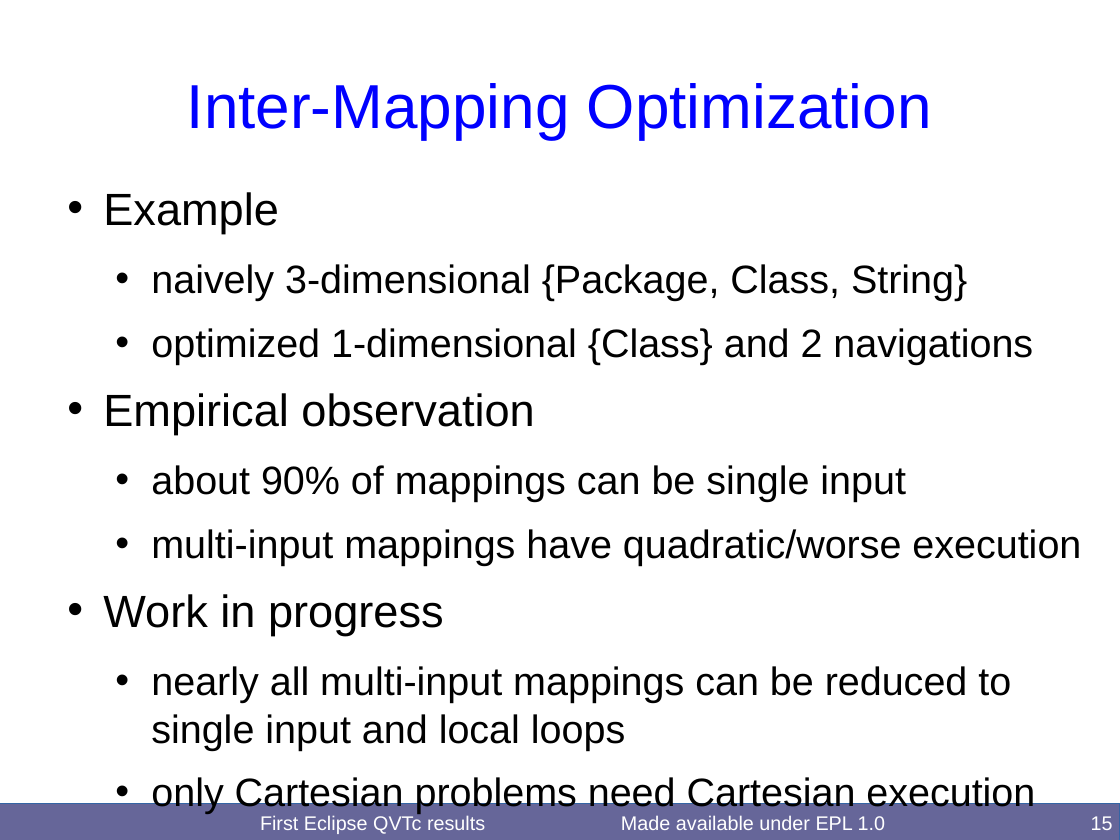
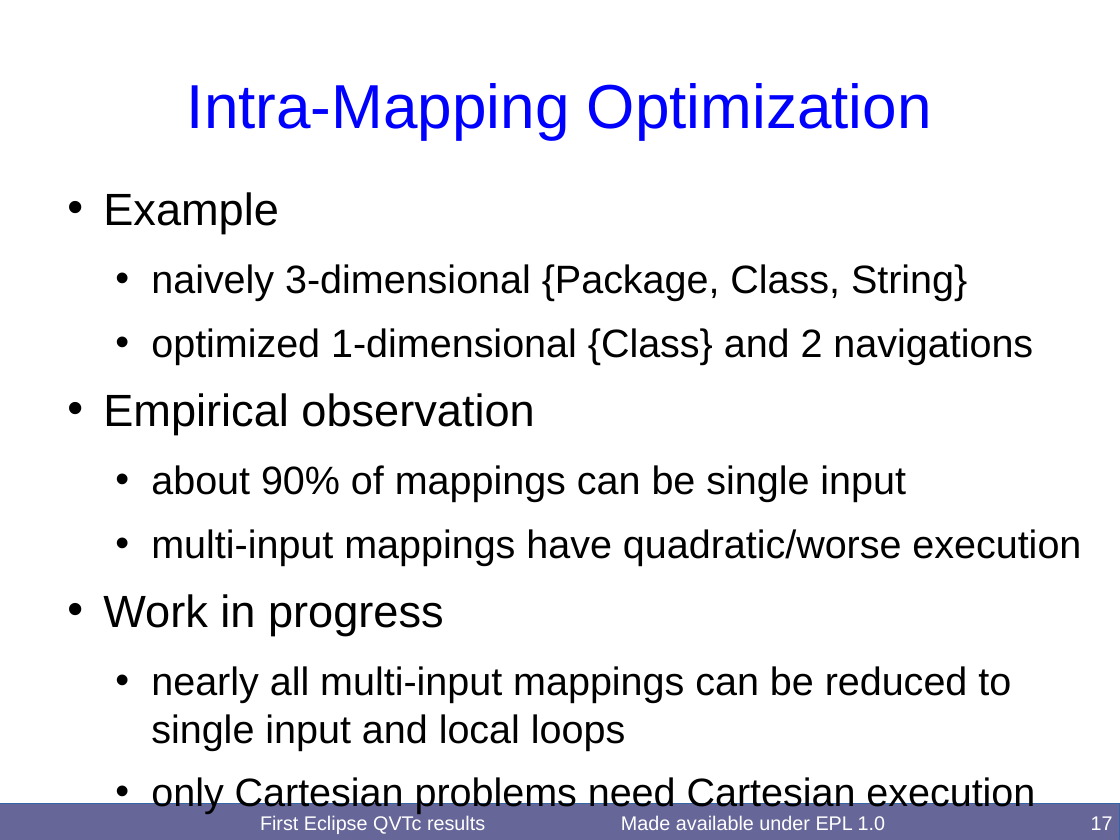
Before and after one commit to merks/mmt-website, a slide deck: slide 17 of qvt/docs/BigMDE2016/QVTcFirstResults.odp (slide 15 before the commit). Drawn at 1120x840 pixels with LibreOffice and Linux fonts; fonts in the diff are those of the drawing. Boxes give left, top, right and bottom in pixels: in the first picture for what was removed or moved away, otherwise in the second. Text is boxed around its words. In the diff, an @@ line names an element or a change of style, - is before the commit and + after.

```diff
--- a/qvt/docs/BigMDE2016/QVTcFirstResults.odp
+++ b/qvt/docs/BigMDE2016/QVTcFirstResults.odp
@@ title at box(187, 83, 932, 139): text changed @@
-Inter-Mapping Optimization
+Intra-Mapping Optimization
@@ page number at box(1091, 816, 1113, 830): text changed @@
-15
+17
```
Also in this commit, not shown: 8 other slides changed, 2 slides added, 1 slide removed.
